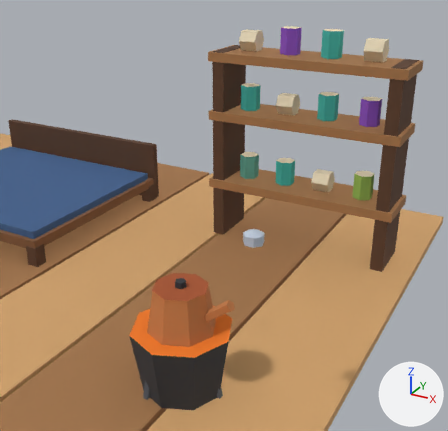
Renders of the Blender file raccoon/infirmary.blend from each side of a commit.
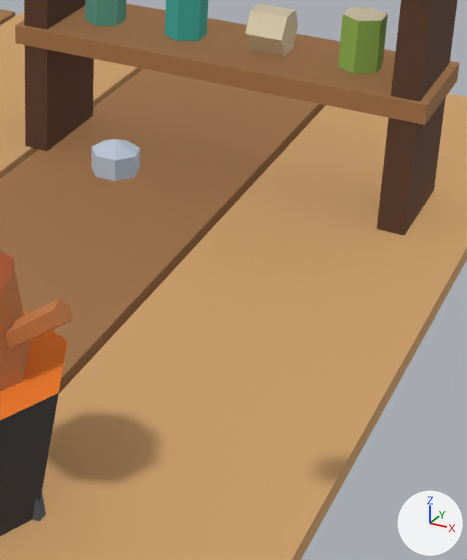
Old and new are each drawn from a 50 mm camera at (1.162, -0.475, 0.616) aimed at (0.817, 0.151, 0.302) and again close up on the part from 45% to 91% of the width and 39% to 97% of the height. Lighting does not change. The marker at lower right points along +X, +Y and +Z. The older version's two pictures come first.

Before the edit, the objects in view are built like this:
```python
me_bld_infirmary_2x2 = bpy.data.meshes.new('bld_infirmary_2x2')
me_bld_infirmary_2x2.from_pydata(...)  # 530 vertices, 368 faces; spans x -0.97..0.97, y -0.97..0.97, z 0.0..0.5
me_bld_infirmary_2x2.materials.append(mat_m_palette)  # picture img_palette_png
me_pr_steam_1 = bpy.data.meshes.new('pr_steam_1')
me_pr_steam_1.from_pydata(...)  # a UV sphere (7 segments, 3 rings, poles along z) spanning x -0.0211..0.0211, y -0.0195..0.0217, z -0.02..0.02
me_pr_steam_1.materials.append(mat_m_palette)  # picture img_palette_png
me_pr_steam_2 = bpy.data.meshes.new('pr_steam_2')
me_pr_steam_2.from_pydata(...)  # a UV sphere (7 segments, 3 rings, poles along z) spanning x -0.0211..0.0211, y -0.0195..0.0217, z -0.02..0.02
me_pr_steam_2.materials.append(mat_m_palette)  # picture img_palette_png
ob_bld_infirmary_2x2 = bpy.data.objects.new('bld_infirmary_2x2', me_bld_infirmary_2x2)
ob_bld_infirmary_2x2.location = (0.0, 0.0, 0.0)
ob_pr_steam_1 = bpy.data.objects.new('pr_steam_1', me_pr_steam_1)
ob_pr_steam_1.parent = ob_bld_infirmary_2x2
ob_pr_steam_1.location = (0.86, 0.15, 0.281)
ob_pr_steam_1.scale = (0.63, 0.63, 0.63)
ob_pr_steam_2 = bpy.data.objects.new('pr_steam_2', me_pr_steam_2)
ob_pr_steam_2.parent = ob_bld_infirmary_2x2
ob_pr_steam_2.location = (0.85, 0.15, 0.206)
ob_pr_steam_2.scale = (0.001, 0.001, 0.001)
```
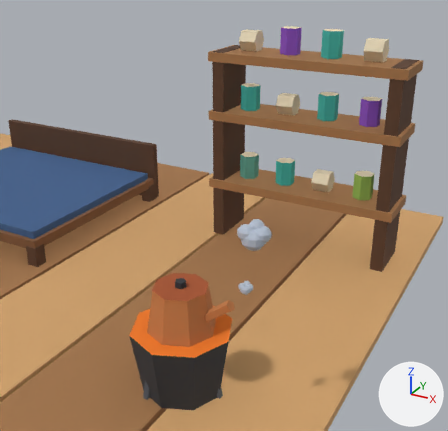
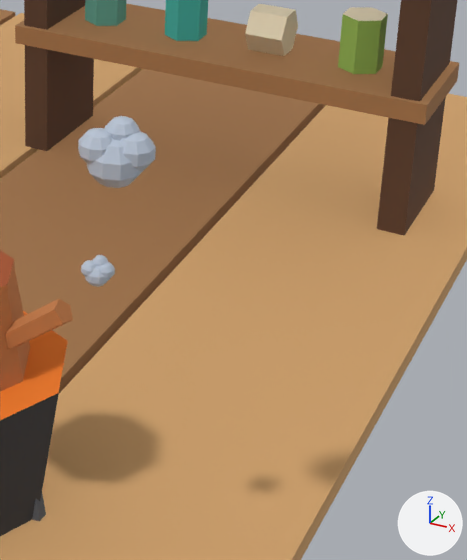
Where the newer file only moved an object's origin or applied its transform, the numbers keep the older frame.

Pixel boxes [x1, y1, x2, y2] of what changed, in the close-ups (467 x 560 px):
'pr_steam_1', reshaped, rescaled (58% wider, 70% taller)
    before: [91, 139, 140, 181]
    after: [78, 116, 156, 188]
'pr_steam_2', reshaped (not visible before)
    after: [81, 255, 115, 287]

Patch to the scene script:
```diff
--- a/raccoon/infirmary.blend.py
+++ b/raccoon/infirmary.blend.py
@@ me_pr_steam_1 @@
 # used by ob_pr_steam_1; parent = ob_bld_infirmary_2x2; location = (0.86, 0.15, 0.281); scale = (0.63, 0.63, 0.63)
-me_pr_steam_1.from_pydata(...)  # 16 vertices, 21 faces; spans x -0.0211..0.0211, y -0.0195..0.0217, z -0.02..0.02
+me_pr_steam_1.from_pydata(...)  # 168 vertices, 200 faces; spans x -0.0227..0.0246, y -0.019..0.019, z -0.018..0.0278
+# me_pr_steam_1 part 1: the whole mesh is rebuilt
 me_pr_steam_1.materials.append(mat_m_palette)
@@ me_pr_steam_2 @@
 # used by ob_pr_steam_2; parent = ob_bld_infirmary_2x2; location = (0.85, 0.15, 0.206); scale = (0.001, 0.001, 0.001)
-me_pr_steam_2.from_pydata(...)  # 16 vertices, 21 faces; spans x -0.0211..0.0211, y -0.0195..0.0217, z -0.02..0.02
+me_pr_steam_2.from_pydata(...)  # 168 vertices, 200 faces; spans x -8.7253..9.4585, y -7.3231..7.3231, z -6.93..10.703
+# me_pr_steam_2 part 2: the whole mesh is rebuilt
 me_pr_steam_2.materials.append(mat_m_palette)
@@ ob_pr_steam_1 @@
 ob_pr_steam_1.location = (0.86, 0.15, 0.281)
-ob_pr_steam_1.scale = (0.63, 0.63, 0.63)
+ob_pr_steam_1.scale = (0.84, 0.84, 0.84)
```
